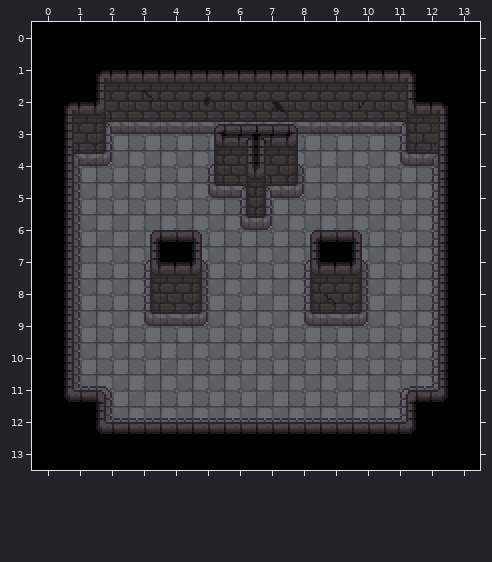
One commit to this Tiled map (JSON): assets/maps/map-4.tmj. The first picture shows the starting point.
Cells are 16x16 px. Shown: x 0..13, y 0..13.
Now the later version:
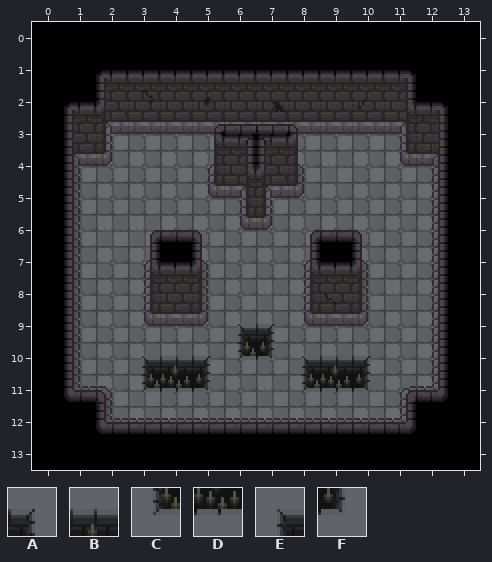
Key: from "floor1": A 160, B 163, C 224, D 225, E 257, F 259.
_ is an empty cell.
Tiles of an added or newly shown layer are drawn over the layers below it.
The commit says: add spikes to some maps, add a couple new smol maps
From old to new:
Changed rows in their new state; . is an unchanged cell.
Layer "spikes" (added):
first column x 3:
 9 ...EA...
10 EBACFEBA
11 CDF..CDF
Pixel boxes of the changes (left, top, right, bottom) in both pictures:
added: (142, 324, 370, 392)
